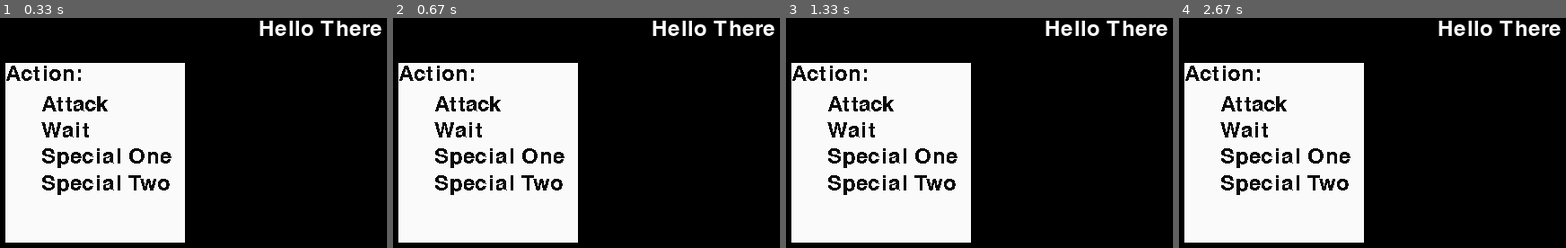
Above: before the commit, frames 1-4 (left to right).
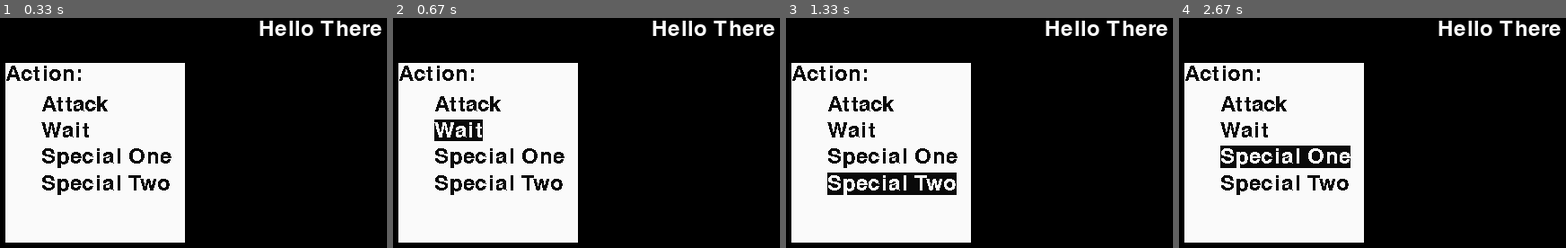
Above: after the commit, the same moments.

Repository: BenLiyanage/AncientOne
Game: pygame game, started from ui.py
Same seed, same stepped clock (60 frames per second), same inputs: the game is played once before the commit and once after it. The source is Python 2; it was converted automatically to run under Python 3.
Inputs (mouse positions are in pixels of both pictures, inside the frame that each line leads up to):
- Up to frame 1 (0.33 s): no input
- Up to frame 2 (0.67 s): press the mouse at (458, 130) at 0.37 s; move the mouse to (667, 202) at 0.47 s; release the mouse at (outside the picture) at 0.6 s
- Up to frame 3 (1.33 s): hold Enter 0.67-1.13 s; hold Up 0.67-1.13 s; hold Up from 1.17 s (still down)
- Up to frame 4 (2.67 s): release Up at 1.63 s; hold Down 1.67-1.97 s; click (1271, 185) at 2.05 s; hold Up from 2.33 s (still down)

Frame 1 is identical in both runs. In frame 2, 1.2% of the frame differs, in the area x 10-24%, y 44-54%; in frame 3, 3.3%; in frame 4, 3.3%, in the area x 10-45%, y 55-66%.

Commit message:
menu ui is functional, but ugly

Diff:
--- a/ui.py
+++ b/ui.py
@@ -35,11 +35,24 @@
 		for event in pygame.event.get():
 			if event.type == QUIT:
 				return
+			action = myMenu.input(event)
 
+			if action is not None:
+				print action
 		screen.blit(background, (0, 0))
 		screen.blit(myMenu._menuBackground, myMenu.rect)
 		pygame.display.flip()
 
+
+class InfoBox(object):
+	def __init__(self):
+		self._title = "placeholder"
+
+class CharacterInfo(object):
+	def __init__(self, character):
+		self._background = pygame.Surface((100, 200))
+		self._background.convert()
+		self._background.fill((250,250,250))
 
 class Menu(object):
 
@@ -50,7 +63,6 @@
 		self._titlePosition = self._title.get_rect()
 		self._titlePosition.top = 0
 		self._titlePosition.left = 0
-		self._menuItems = menuItems
 		self._currentMenuItem = 0
 
 		self._menuBackground = pygame.Surface((width, height))
@@ -62,18 +74,64 @@
 		self.rect.top = x
 		self.rect.left = y
 
+		self._indent = 40
 		itemY = self._titlePosition.bottom + 10
-		itemX = self._titlePosition.left + 40
+		itemX = self._titlePosition.left + self._indent
 
-		for item in self._menuItems:
-			print item
-			itemText = self._font.render(item, 0, (10,10,10))
-			itemPosition = itemText.get_rect()
-			itemPosition.top = itemY
-			itemPosition.left = itemX
-			itemY = itemPosition.bottom + 5
-			self._menuBackground.blit(itemText, itemPosition)
+		self._menuItems = []
+		for item in menuItems:
+			menuItem = {}
+			menuItem['name'] = item
+			menuItem['surface'] = self._font.render(item, 0, (10,10,10))
+			menuItem['position'] = menuItem['surface'].get_rect()
+			menuItem['position'].top = itemY
+			menuItem['position'].left = itemX
+			itemY = menuItem['position'].bottom + 5
+			self._menuBackground.blit(menuItem['surface'], menuItem['position'])
+			self._menuItems.append(menuItem)
 
+	def setActive(self, itemNumber):
+		self._menuItems[self._currentMenuItem]['surface'] = self._font.render(self._menuItems[self._currentMenuItem]['name'],0,(10,10,10), (250, 250, 250))
+		self._menuBackground.blit(self._menuItems[self._currentMenuItem]['surface'], self._menuItems[self._currentMenuItem]['position'])
+
+		self._menuItems[itemNumber]['surface'] = self._font.render(self._menuItems[itemNumber]['name'],0,(250,250,250), (10,10,10))
+		self._menuBackground.blit(self._menuItems[itemNumber]['surface'], self._menuItems[itemNumber]['position'])
+
+		self._currentMenuItem = itemNumber
+
+	def input(self, event):
+		itemNumber = self._currentMenuItem
+		if (event.type==KEYDOWN):
+			if (event.key == K_DOWN):
+				if (self._currentMenuItem == len(self._menuItems)-1):
+					itemNumber = 0
+				else:
+					itemNumber = self._currentMenuItem + 1
+			elif (event.key == K_UP):
+				if (self._currentMenuItem == 0):
+					itemNumber = len(self._menuItems) - 1
+				else:
+					itemNumber = self._currentMenuItem - 1
+			elif (event.key == K_RETURN):
+				return self._menuItems[self._currentMenuItem]['name']
+
+			self.setActive(itemNumber)
+		elif (event.type == MOUSEMOTION):
+			itemNumber = self.mouseOverItem()
+
+			if itemNumber is not None:
+				self.setActive(itemNumber)
+
+		elif (event.type == MOUSEBUTTONUP):
+			itemNumber = self.mouseOverItem()
+			if itemNumber is not None:
+				return self._menuItems[itemNumber]['name']
+
+	def mouseOverItem(self):
+		x,y=pygame.mouse.get_pos()
+		for itemNumber in range(len(self._menuItems)):
+			if self._menuItems[itemNumber]['position'].collidepoint(x - self.rect.left, y - self.rect.top):
+				return itemNumber
 
 
 if __name__ == '__main__': main()
